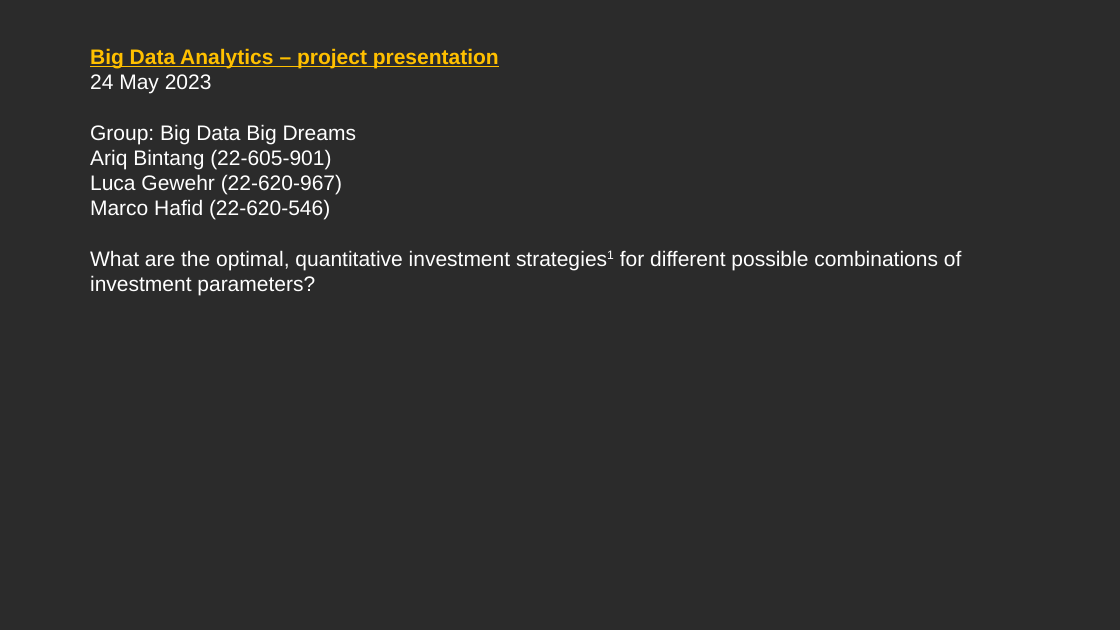
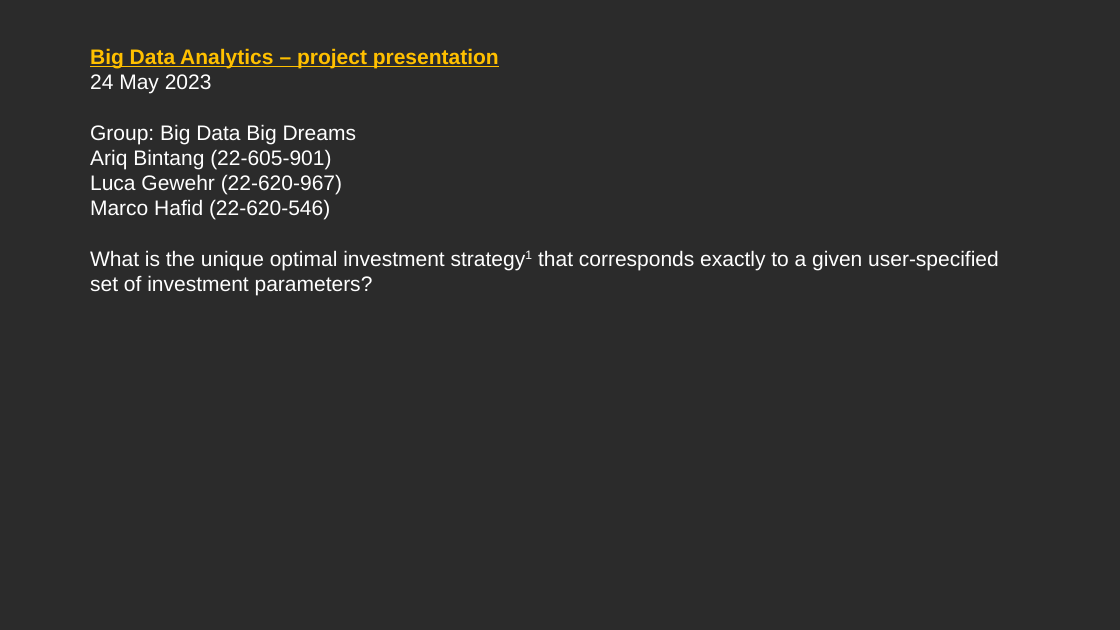
Before and after one commit to MarcoH97/Big-Data-project, a slide deck: slide 1 of 2023_05_24 - BDA - Big Data Big Dreams v0.pptx. Drawn at 1120x630 pixels with LibreOffice and Linux fonts; fonts in the diff are those of the drawing; background and template pictures are left out; a plain dark background stands for a picture behind light text. Boxes give left, top, right and bottom in pixels: in the first picture for what was removed or moved away, otherwise in the second. Text is boxed around its words. In the diff, an @@ line names an element or a change of style, - is before the commit and + after.

```diff
--- a/2023_05_24 - BDA - Big Data Big Dreams v0.pptx
+++ b/2023_05_24 - BDA - Big Data Big Dreams v0.pptx
@@ text at [90, 250, 999, 295]: text changed @@
-What are the optimal, quantitative investment strategies1 for different possible combinations of investment parameters?
+What is the unique optimal investment strategy1 that corresponds exactly to a given user-specified set of investment parameters?
```
Also in this commit, not shown: 1 other slide changed, 1 other file.
